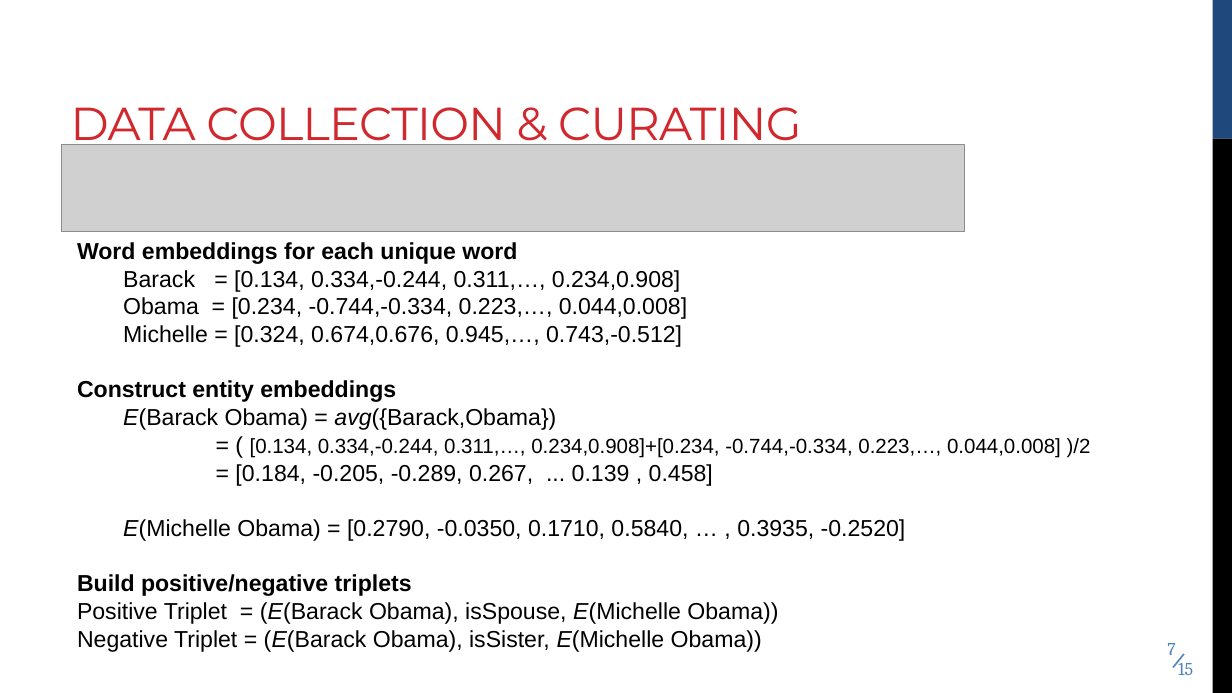
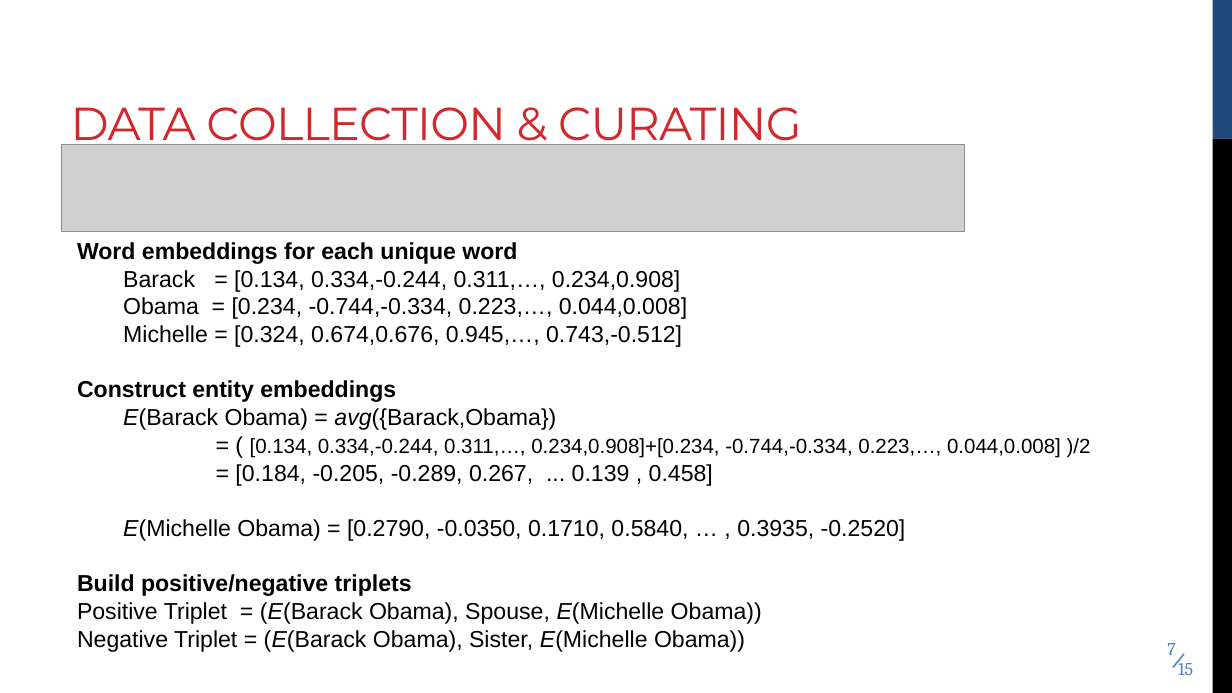
Before and after one commit to nickjoodi/Deep-Learning-for-Knowledge-Graph-Completion, a slide deck: slide 7 of TeX/Presentation/InClassPresentation.pptx. Drawn at 1232x693 pixels with LibreOffice and Linux fonts; fonts in the diff are those of the drawing; grey boxes stand for pictures. Boxes give left, top, right and bottom in pixels: in the first picture for what was removed or moved away, otherwise in the second. Text is boxed around its words. In the diff, an @@ line names an element or a change of style, - is before the commit and + after.

Commit message:
Tweaked embedding page

```diff
--- a/TeX/Presentation/InClassPresentation.pptx
+++ b/TeX/Presentation/InClassPresentation.pptx
@@ text at box(77, 602, 762, 652): text changed @@
-Positive Triplet = (E(Barack Obama), isSpouse, E(Michelle Obama))
-Negative Triplet = (E(Barack Obama), isSister, E(Michelle Obama))
+Positive Triplet = (E(Barack Obama), Spouse, E(Michelle Obama))
+Negative Triplet = (E(Barack Obama), Sister, E(Michelle Obama))
```
